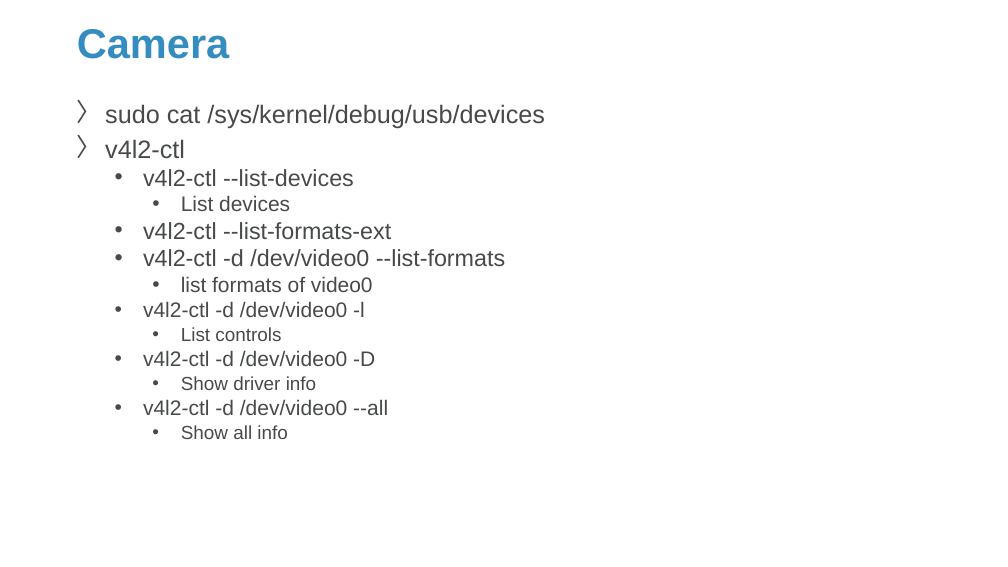
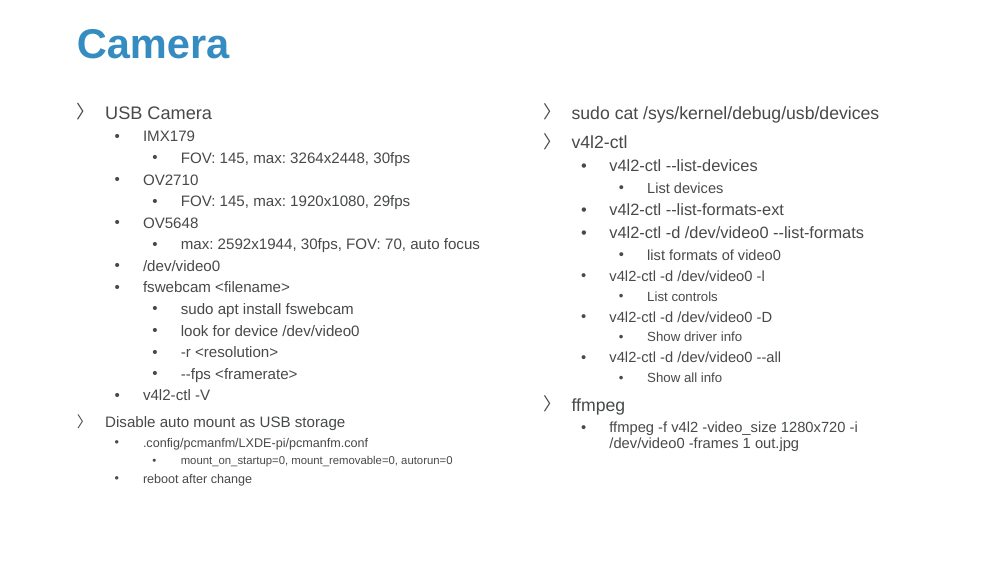
Before and after one commit to Sparks-Lu/TechNotes, a slide deck: slide 9 of Hardware/RaspberrySetup.pptx (slide 6 before the commit). Drawn at 1008x567 pixels with LibreOffice and Linux fonts; fonts in the diff are those of the drawing; background and template pictures are left out. Boxes give left, top, right and bottom in pixels: in the first picture for what was removed or moved away, otherwise in the second. Text is boxed around its words. In the diff, an @@ line names an element or a change of style, - is before the commit and + after.

```diff
--- a/Hardware/RaspberrySetup.pptx
+++ b/Hardware/RaspberrySetup.pptx
@@ text added at (x1=105, y1=106, x2=480, y2=486), 14.4 pt, text #47494B @@
+〉 USB Camera
+  • IMX179
+    • FOV: 145, max: 3264x2448, 30fps
+  • OV2710
+    • FOV: 145, max: 1920x1080, 29fps
+  • OV5648
+    • max: 2592x1944, 30fps, FOV: 70, auto focus
+  • /dev/video0
+  • fswebcam <filename>
+    • sudo apt install fswebcam
+    • look for device /dev/video0
+    • -r <resolution>
+    • --fps <framerate>
+  • v4l2-ctl -V
+〉 Disable auto mount as USB storage
+  • .config/pcmanfm/LXDE-pi/pcmanfm.conf
+    • mount_on_startup=0, mount_removable=0, autorun=0
+  • reboot after change
@@ text "sudo cat /sys/kernel/debug/usb/devices" moved from (x1=105, y1=104, x2=545, y2=439) to (x1=572, y1=106, x2=879, y2=451) @@
@@ text at (x1=572, y1=106, x2=879, y2=382): size 24 to 16.8 pt in "sudo cat /sys/kernel/debug/usb/devices", "v4l2-ctl"; size 22.2 to 15.5 pt in "v4l2-ctl --list-devices", "v4l2-ctl --list-formats-ext", "v4l2-ctl -d /dev/video0 --list-formats"; size 19.9 to 14 pt in "List devices", "list formats of video0"; size 20 to 14 pt in "v4l2-ctl -d /dev/video0 -l", "v4l2-ctl -d /dev/video0 -D", "v4l2-ctl -d /dev/video0 --all"; size 18 to 12.6 pt in "List controls", "Show driver info", "Show all info"; line spacing 0.8 to 0.9 @@
@@ text at (x1=572, y1=398, x2=858, y2=451): paragraphs added @@
+〉 ffmpeg
+  • ffmpeg -f v4l2 -video_size 1280x720 -i /dev/video0 -frames 1 out.jpg
```
Also in this commit, not shown: 11 other slides changed, 8 slides added, 41 other files.
